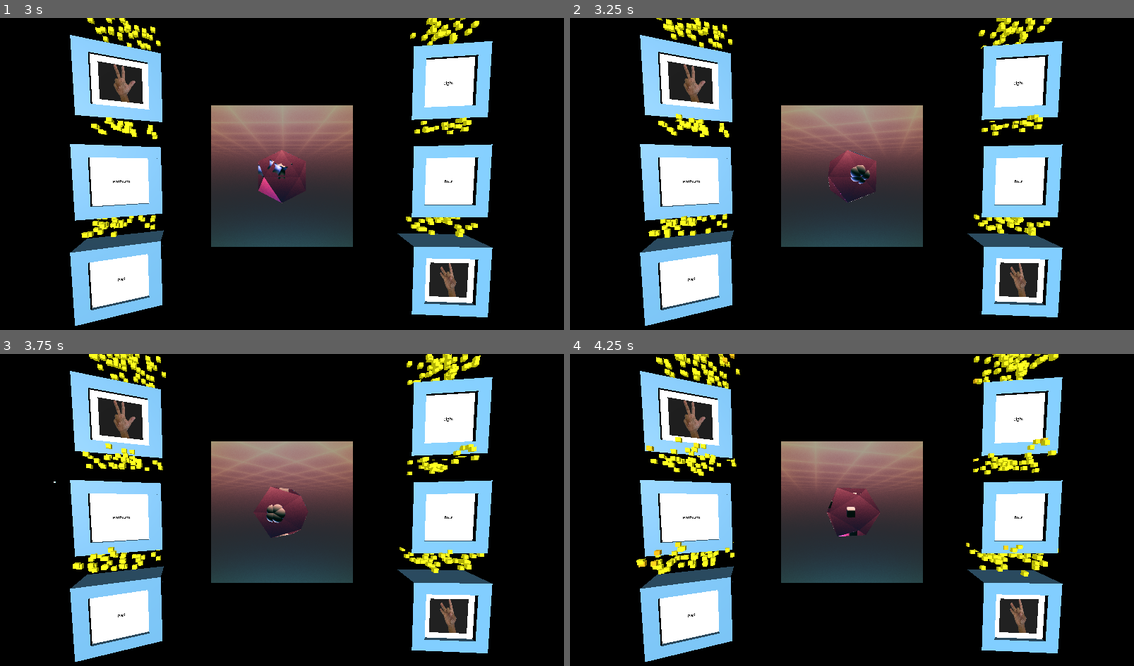
Above: before the commit, frames 1-4 (two rows, left to right).
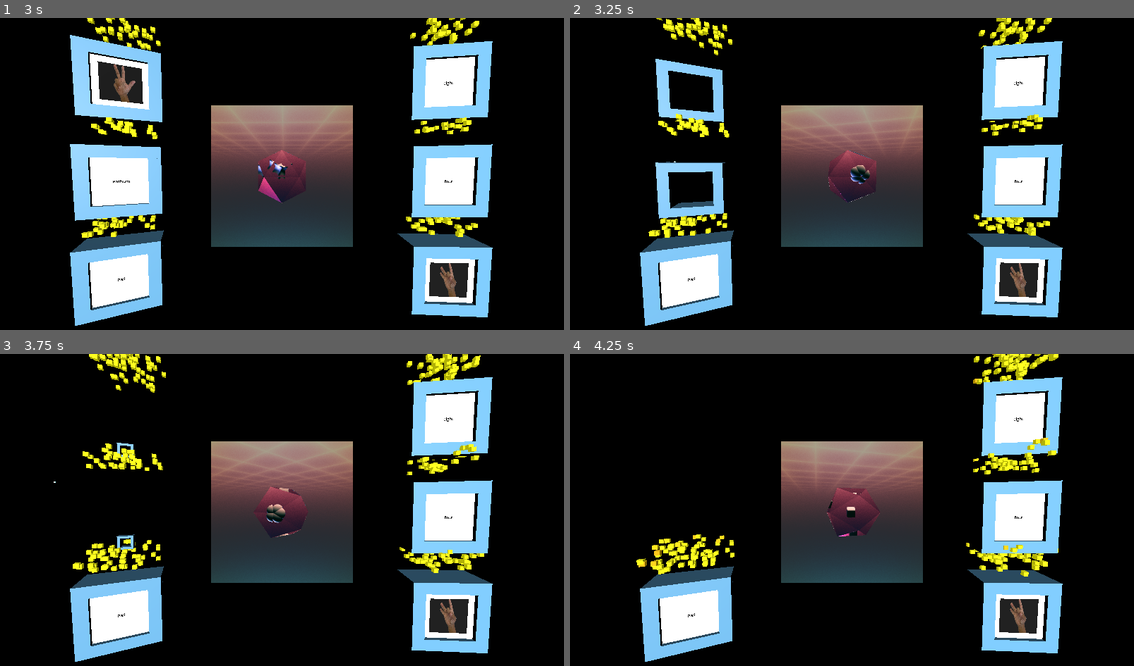
Above: after the commit, the same moments.

Repository: Kakcalu13/Mizo-godot-game
Game: Godot game, scene res://main.tscn
The game is run twice, just before and just after one commit, with the same random seed, the same clock (stepped at 60 frames per second) and the same inputs. The project has no main scene, so this scene is started directly.
Inputs (mouse positions are in pixels of both pictures, inside the frame that each line leads up to):
- Up to frame 1 (3 s): move the mouse to (406, 161) at 0.52 s; press the mouse at (406, 161) at 0.53 s; release the mouse at (406, 161) at 1.25 s; drag from (169, 192) to (253, 239) at 1.27 s; move the mouse to (338, 105) at 2.02 s; press the mouse at (338, 105) at 2.03 s; release the mouse at (338, 105) at 2.75 s; drag from (253, 239) to (112, 127) at 2.77 s
- Up to frame 2 (3.25 s): no input
- Up to frame 3 (3.75 s): move the mouse to (451, 559) at 3.52 s; press the mouse at (451, 559) at 3.53 s
- Up to frame 4 (4.25 s): no input

Frame 1 is identical in both runs. In frame 2, 6.3% of the frame differs, in the area x 12-29%, y 5-66%; in frame 3, 7.1%; in frame 4, 8.1%, in the area x 12-31%, y 0-66%.

Commit message:
added to clear the window if matched

Diff:
--- a/source/numbers/src/one_module_clickable.gd
+++ b/source/numbers/src/one_module_clickable.gd
@@ -106,6 +106,14 @@
 
 func _on_area_entered(area: Area3D) -> void:
 	if self.value == area.value:
-		print("matched")
+		var grab_player = get_node("./window/window/AnimationPlayer")
+		print(get_node("./text"))
+		get_node("./text").visible = false
+		get_node("./sign").visible = false
+		grab_player.active = true
 	else:
 		_returning_home = true
+
+
+func _on_animation_player_animation_finished(anim_name: StringName) -> void:
+	self.queue_free()
